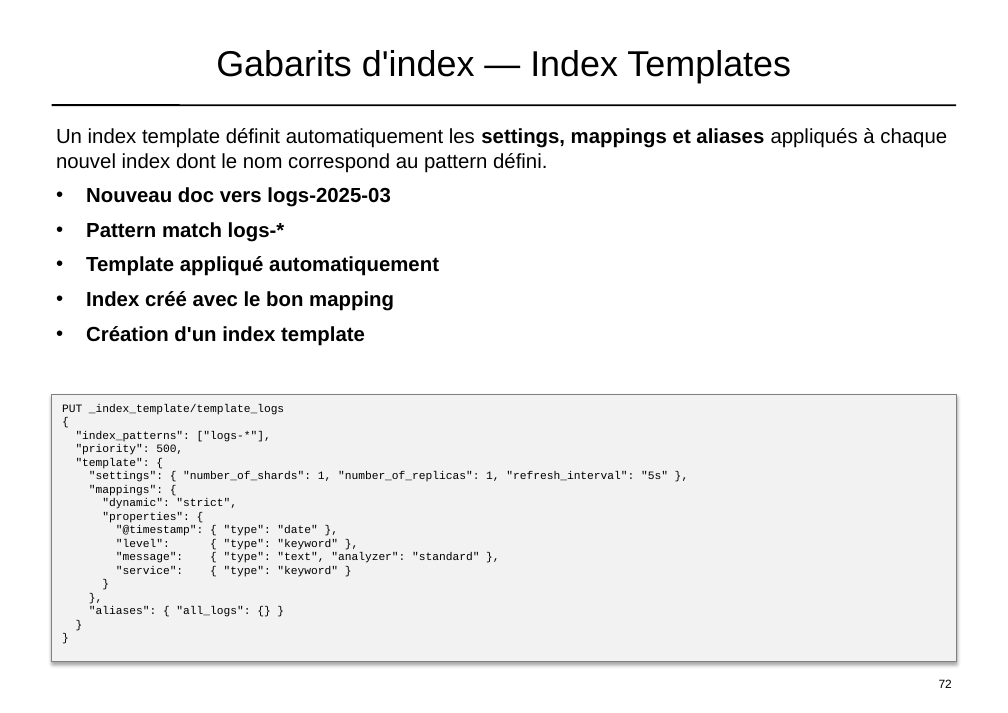
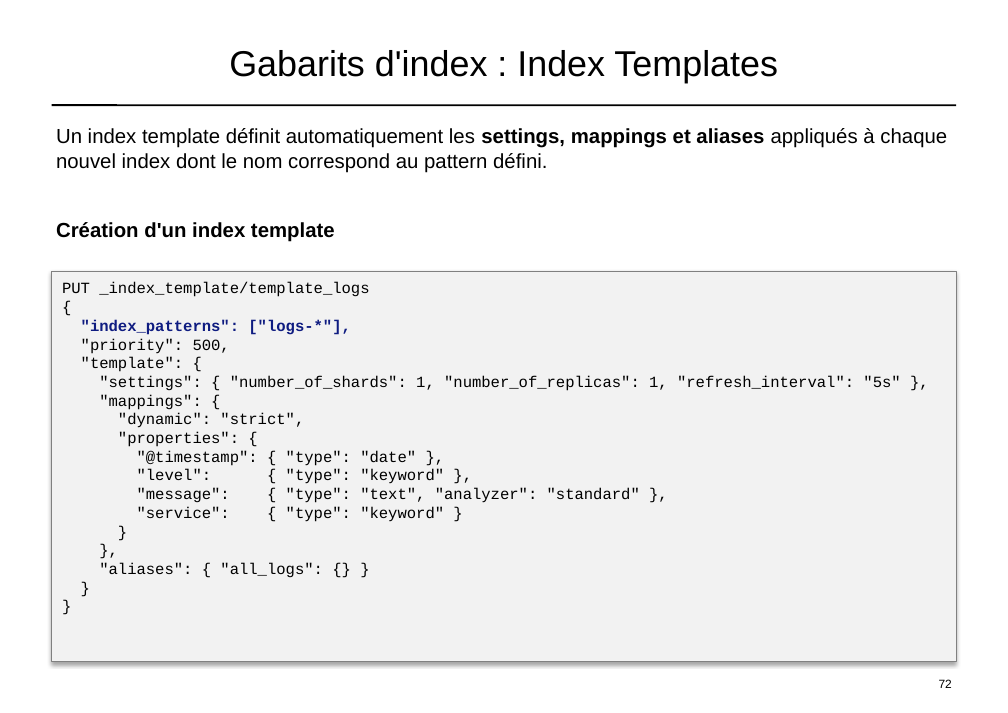
Before and after one commit to dthibau/opensearch, a slide deck: slide 57 of opensearch_simple.pptx. Drawn at 1008x713 pixels with LibreOffice and Linux fonts; fonts in the diff are those of the drawing. Boxes give left, top, right and bottom in pixels: in the first picture for what was removed or moved away, otherwise in the second. Text is boxed around its words. In the diff, an @@ line names an element or a change of style, - is before the commit and + after.

```diff
--- a/opensearch_simple.pptx
+++ b/opensearch_simple.pptx
@@ text at (229,50,778,83): text changed @@
-Gabarits d'index — Index Templates
+Gabarits d'index : Index Templates
@@ text at (86,187,439,311): paragraphs removed @@
-• Nouveau doc vers logs-2025-03
-• Pattern match logs-*
-• Template appliqué automatiquement
-• Index créé avec le bon mapping
@@ text at (56,222,335,242): bullet • to none @@
@@ rectangle "PUT _index_template/template_logs": place and size @@
-rectangle "PUT _index_template/template_logs" at (52,394,956,661)
+rectangle "PUT _index_template/template_logs" at (52,272,956,662)
@@ rectangle "PUT _index_template/template_logs" at (52,272,956,662): size 9.4 to 13 pt; text colour #000000 to #0F1C81, bold on in ""index_patterns": ["logs-*"]," @@
```
Also in this commit, not shown: 23 other slides changed, 11 slides added, 3 other files.
